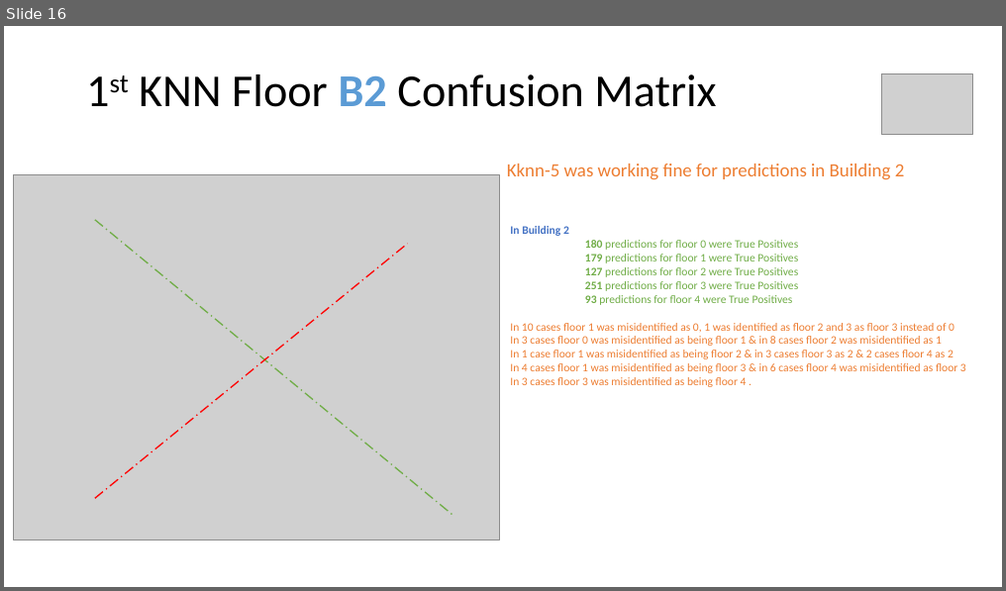
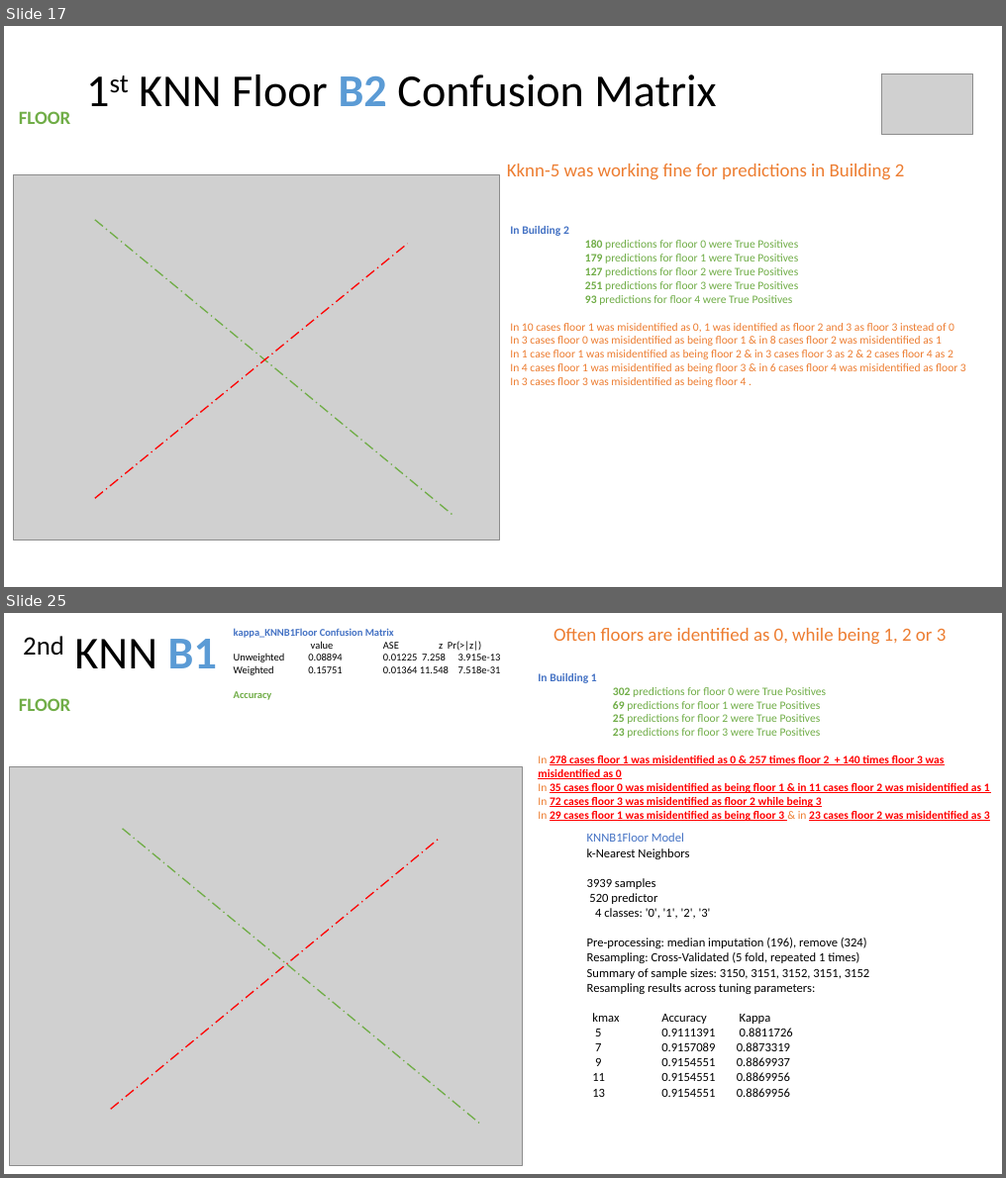
Before and after one commit to NatasjaFortuin/Wifi-locationing, a slide deck: Data etc/Log.pptx. Shown one above the other, each under a label of ours: slide 16 before the commit, slides 17 and 25 after it; the slides between them are not shown. The pictures are 1006x591 and 1006x1178 pixels, drawn with LibreOffice and Linux fonts; fonts in the diff are those of the drawing; grey boxes stand for pictures. Boxes give left, top, right and bottom in pixels: in the first picture for what was removed or moved away, otherwise in the second. Text is boxed around its words. In the diff, an @@ line names an element or a change of style, - is before the commit and + after.

```diff
--- a/Data etc/Log.pptx
+++ b/Data etc/Log.pptx
@@ slide 25 added at <box>4,613,1002,1174</box>, background #FFFFFF @@
@@ title added at <box>23,636,217,668</box>, 44 pt, text #000000 @@
+2nd KNN B1
@@ text added at <box>234,628,501,700</box>, 10 pt, text #000000 @@
+kappa_KNNB1Floor Confusion Matrix
+    value ASE z Pr(>|z|)
+Unweighted 0.08894 0.01225 7.258 3.915e-13
+Weighted 0.15751 0.01364 11.548 7.518e-31
+Accuracy
@@ text added at <box>553,628,946,645</box>, 18 pt, text #ED7D31 @@
+Often floors are identified as 0, while being 1, 2 or 3
@@ text added at <box>19,698,70,711</box>, 18 pt, text #70AD47, bold @@
+FLOOR
@@ text added at <box>538,673,990,821</box>, 11 pt, text #FF0000, bold, underline @@
+In Building 1
+302 predictions for floor 0 were True Positives
+69 predictions for floor 1 were True Positives
+25 predictions for floor 2 were True Positives
+23 predictions for floor 3 were True Positives
+In 278 cases floor 1 was misidentified as 0 & 257 times floor 2 + 140 times floor 3 was misidentified as 0
+In 35 cases floor 0 was misidentified as being floor 1 & in 11 cases floor 2 was misidentified as 1
+In 72 cases floor 3 was misidentified as floor 2 while being 3
+In 29 cases floor 1 was misidentified as being floor 3 & in 23 cases floor 2 was misidentified as 3
@@ picture added at <box>9,766,522,1165</box> @@
@@ line added from (110, 1109) to (441, 838), #FF0000 1.25 pt dashed @@
@@ line added from (122, 829) to (481, 1125), #70AD47 1.25 pt dashed @@
@@ text added at <box>587,833,870,1097</box>, 12 pt, text #000000 @@
+KNNB1Floor Model
+k-Nearest Neighbors
+3939 samples
+520 predictor
+4 classes: '0', '1', '2', '3'
+Pre-processing: median imputation (196), remove (324)
+Resampling: Cross-Validated (5 fold, repeated 1 times)
+Summary of sample sizes: 3150, 3151, 3152, 3151, 3152
+Resampling results across tuning parameters:
+kmax Accuracy Kappa
+5 0.9111391 0.8811726
+7 0.9157089 0.8873319
+9 0.9154551 0.8869937
+11 0.9154551 0.8869956
+13 0.9154551 0.8869956
@@ what was slide 16 is now slide 17 @@
@@ slide 17 changed as well @@
@@ text added at <box>19,111,70,124</box>, 18 pt, text #70AD47, bold @@
+FLOOR
```
Also in this commit, not shown: 5 other slides changed, 10 other slides added, 41 other files.
